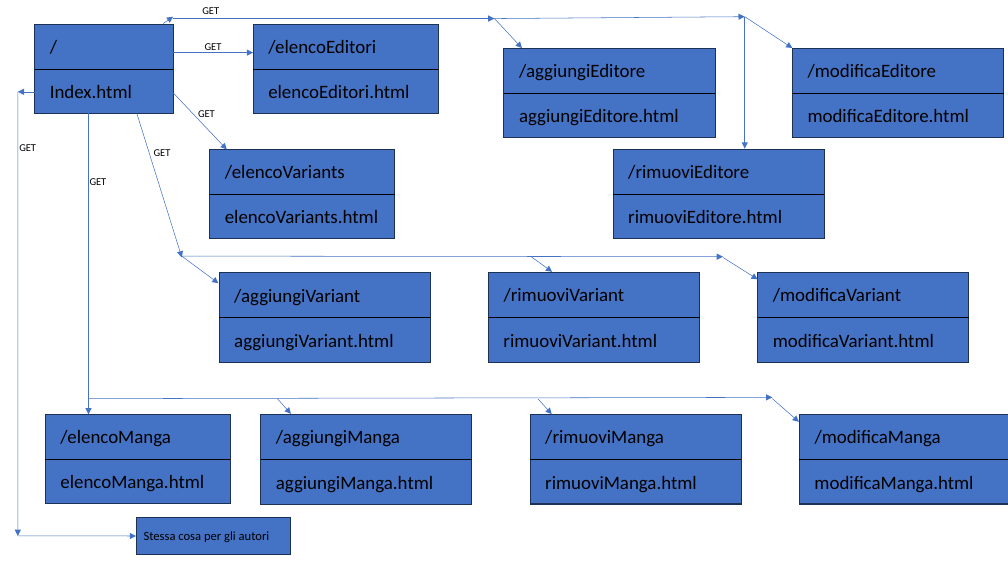
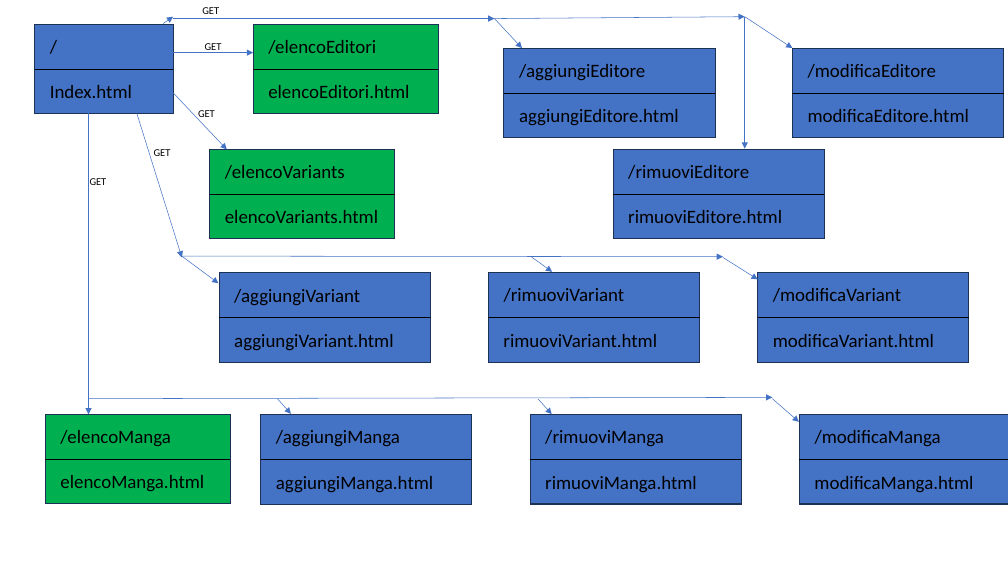
Before and after one commit to livingmeme03/siw-variant, a slide deck: slide 1 of Link_walkthrough_admin.pptx. Drawn at 1008x567 pixels with LibreOffice and Linux fonts; fonts in the diff are those of the drawing. Boxes give left, top, right and bottom in pixels: in the first picture for what was removed or moved away, otherwise in the second. Text is boxed around its words. In the diff, an @@ line names an element or a change of style, - is before the commit and + after.

```diff
--- a/Link_walkthrough_admin.pptx
+++ b/Link_walkthrough_admin.pptx
@@ arrow removed from (18, 91) to (18, 536) @@
@@ arrow removed from (35, 91) to (18, 91) @@
@@ text removed at [19,144,36,151] @@
-GET
@@ fill #4472C4 to #00B050 in 3 elements at [253,24,439,113], [209,150,395,239], [45,414,231,504] @@
@@ arrow removed from (18, 536) to (136, 536) @@
@@ rectangle removed at [136,517,290,554] @@
-Stessa cosa per gli autori
```
